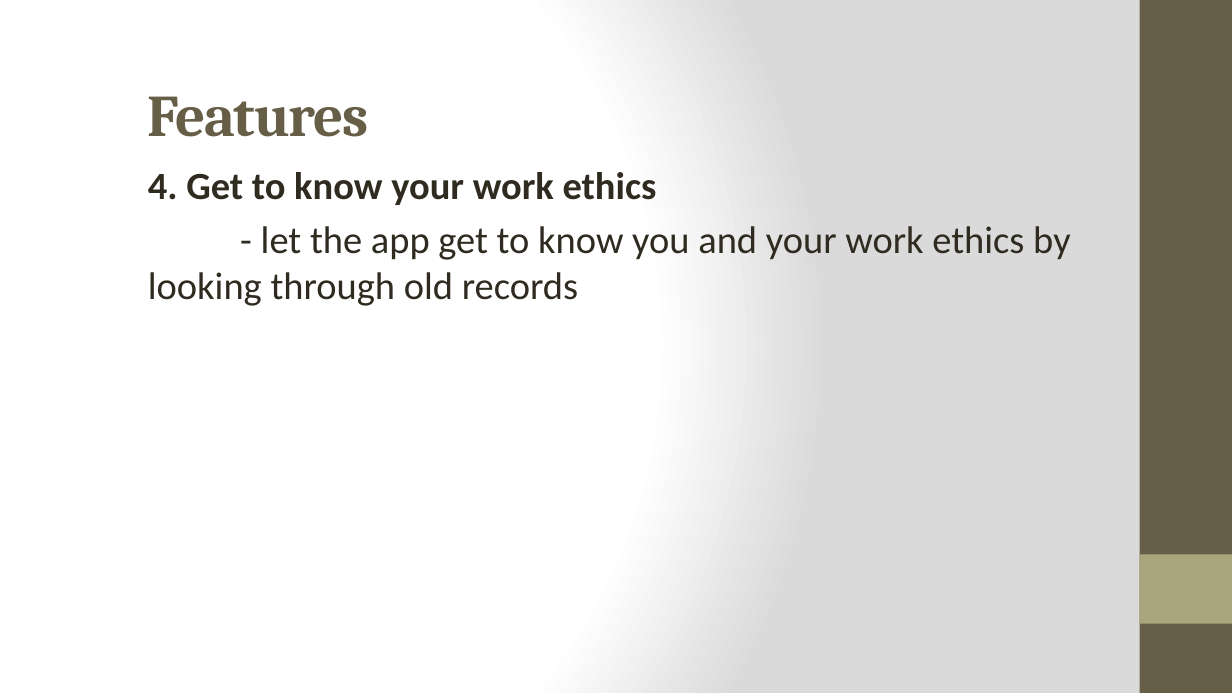
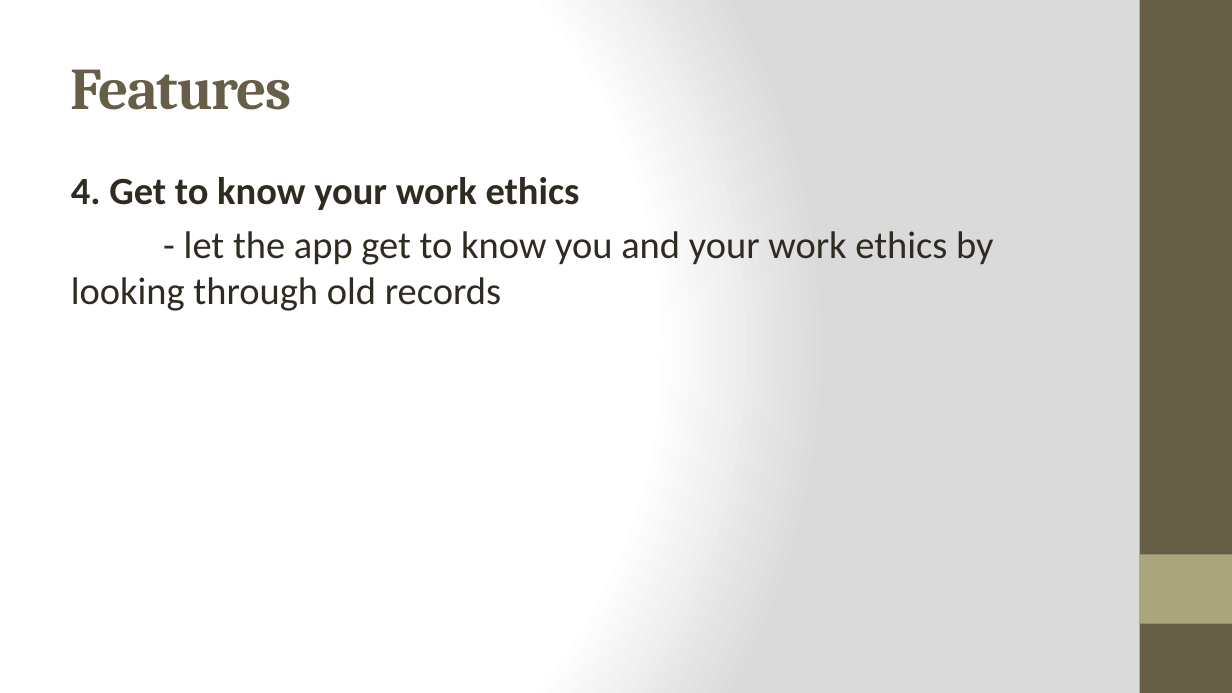
Before and after one commit to compsat/bh2016-iceps, a slide deck: slide 4 of Due Now Presentation.pptx (slide 5 before the commit). Drawn at 1232x693 pixels with LibreOffice and Linux fonts; fonts in the diff are those of the drawing. Boxes give left, top, right and bottom in pixels: in the first picture for what was removed or moved away, otherwise in the second. Text is boxed around its words. In the diff, an @@ line names an element or a change of style, - is before the commit and + after.

```diff
--- a/Due Now Presentation.pptx
+++ b/Due Now Presentation.pptx
@@ title "Features": place and size @@
-title "Features" at (148,96,369,137)
+title "Features" at (71,69,292,110)
@@ text "4. Get to know your ...": place and size @@
-text "4. Get to know your ..." at (148,172,1070,306)
+text "4. Get to know your ..." at (71,177,993,311)
```
Also in this commit, not shown: 8 other slides changed, 1 slide removed.
